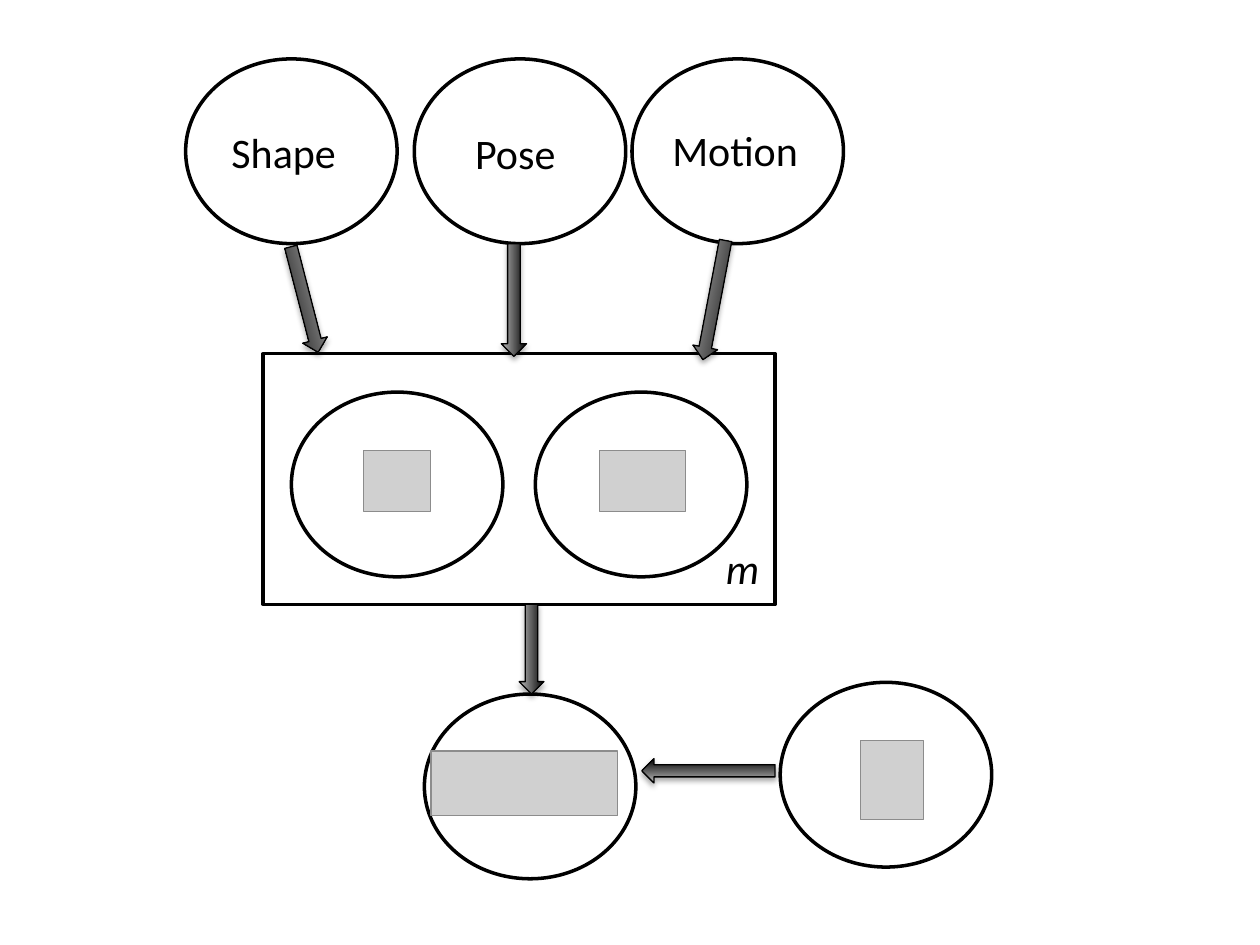
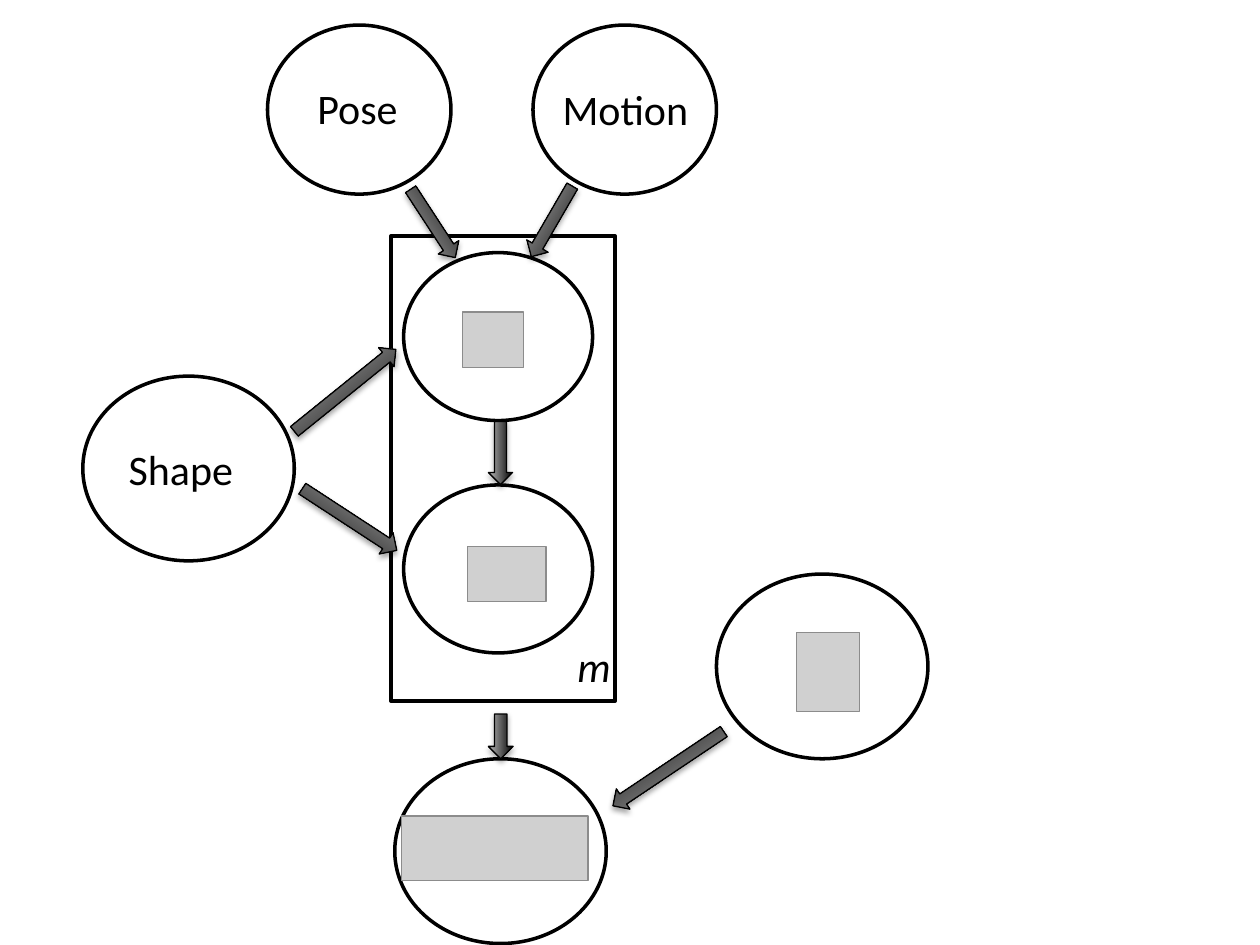
Before and after one commit to mdlaskey/Grasp_Metric_Paper-, a slide deck: slide 8 of figures.pptx. Drawn at 1260x945 pixels with LibreOffice and Linux fonts; fonts in the diff are those of the drawing; grey boxes stand for pictures. Boxes give left, top, right and bottom in pixels: in the first picture for what was removed or moved away, otherwise in the second. Text is boxed around its words. In the diff, an @@ line names an element or a change of style, - is before the commit and + after.

```diff
--- a/figures.pptx
+++ b/figures.pptx
@@ ellipse: place and size @@
-ellipse at <box>415,59,626,244</box>
+ellipse at <box>267,25,451,194</box>
@@ ellipse: place and size @@
-ellipse at <box>633,59,844,244</box>
+ellipse at <box>533,25,717,194</box>
@@ text "Pose": place and size @@
-text "Pose" at <box>475,142,555,170</box>
+text "Pose" at <box>317,97,397,125</box>
@@ text "Motion": place and size @@
-text "Motion" at <box>672,137,798,167</box>
+text "Motion" at <box>563,96,689,126</box>
@@ right arrow added at <box>400,183,465,264</box>, fill gradient #000000 to #BDBDBD, outline #000000 0.75 pt @@
@@ right arrow at <box>522,180,583,263</box>: rotation 90 to 120 degrees @@
@@ rectangle at <box>391,236,616,701</box>: rotation 0 to 90 degrees @@
@@ right arrow removed at <box>691,238,738,362</box> @@
@@ ellipse: place and size @@
-ellipse at <box>291,392,503,577</box>
+ellipse at <box>403,252,592,420</box>
@@ picture: place and size @@
-picture at <box>364,450,431,512</box>
+picture at <box>462,312,523,368</box>
@@ right arrow added at <box>287,340,404,440</box>, fill gradient #000000 to #BDBDBD, outline #000000 0.75 pt @@
@@ ellipse: place and size @@
-ellipse at <box>185,59,397,244</box>
+ellipse at <box>83,377,295,562</box>
@@ text "Shape": place and size @@
-text "Shape" at <box>231,138,335,175</box>
+text "Shape" at <box>129,455,233,492</box>
@@ right arrow added at <box>488,421,512,484</box>, fill gradient #000000 to #BDBDBD, outline #000000 0.75 pt @@
@@ right arrow at <box>296,478,403,560</box>: rotation 75 to 33 degrees @@
@@ ellipse: place and size @@
-ellipse at <box>536,392,747,577</box>
+ellipse at <box>403,485,592,653</box>
@@ picture: place and size @@
-picture at <box>600,450,685,512</box>
+picture at <box>467,547,546,602</box>
@@ ellipse: place and size @@
-ellipse at <box>780,683,992,868</box>
+ellipse at <box>717,575,929,760</box>
@@ text "m": place and size @@
-text "m" at <box>726,563,759,584</box>
+text "m" at <box>577,661,610,682</box>
@@ picture: place and size @@
-picture at <box>861,741,924,820</box>
+picture at <box>796,633,859,712</box>
@@ right arrow: place and size @@
-right arrow at <box>518,604,544,694</box>
+right arrow at <box>489,714,514,760</box>
@@ right arrow at <box>607,721,731,815</box>: rotation 180 to 146 degrees @@
@@ ellipse: place and size @@
-ellipse at <box>425,694,636,879</box>
+ellipse at <box>394,759,606,944</box>
@@ picture: place and size @@
-picture at <box>431,751,617,815</box>
+picture at <box>401,816,587,881</box>
```
Also in this commit, not shown: 1 other slide changed, 6 other files.
